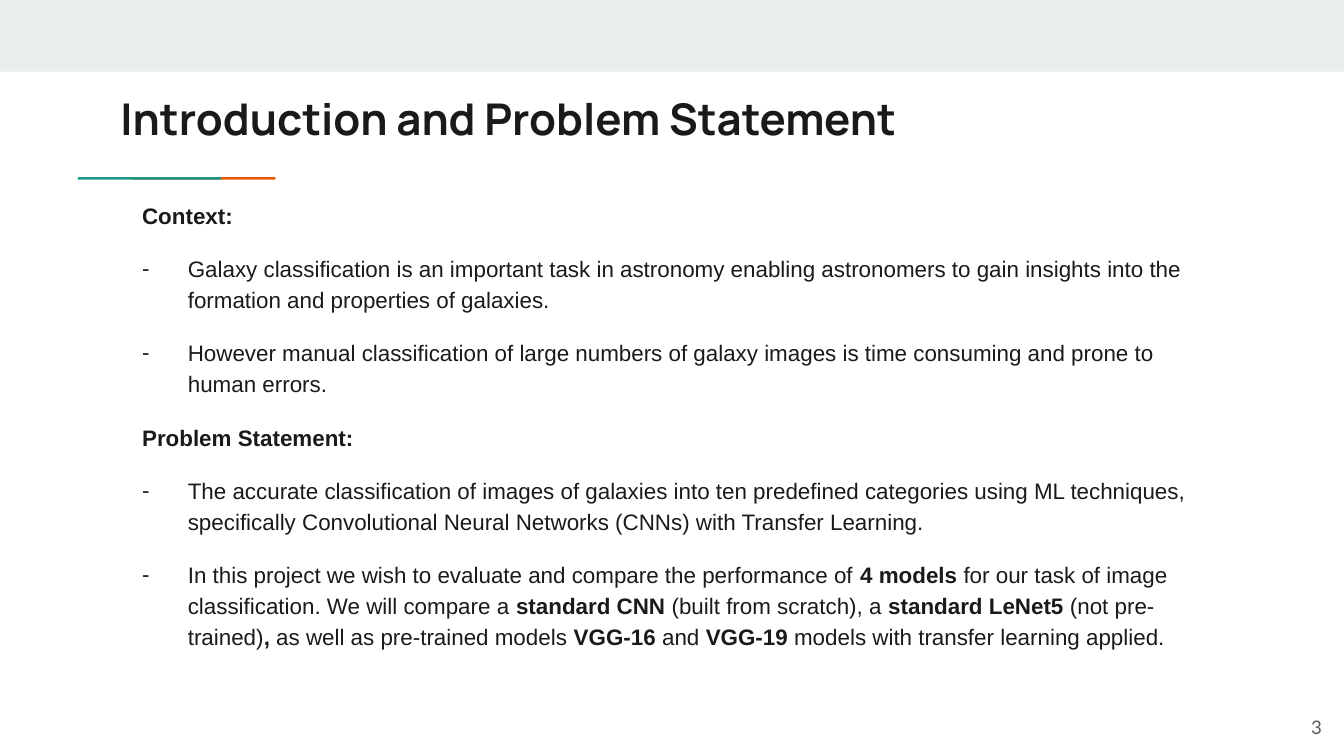
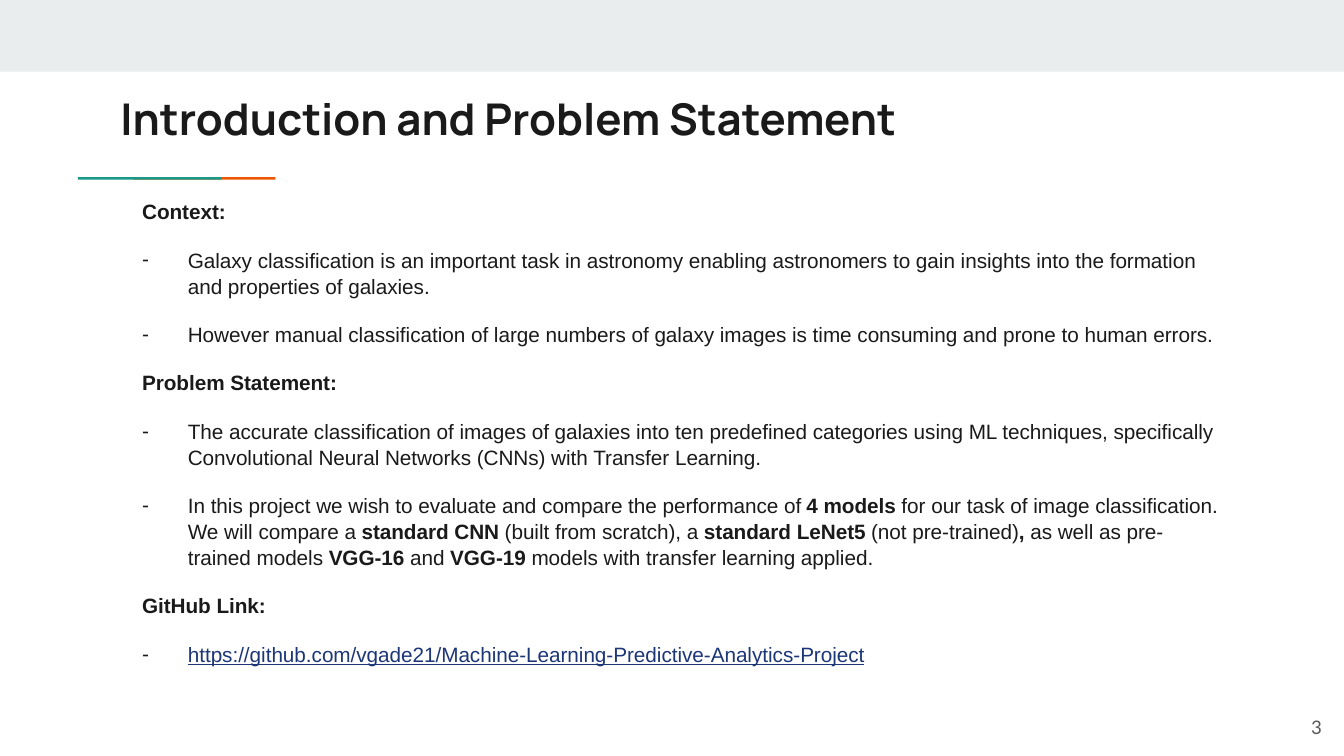
Before and after one commit to vamshig21/Machine-Learning-Predictive-Analytics-Project, a slide deck: slide 3 of Presentation_project_Image_Classification_vg.pptx. Drawn at 1344x756 pixels with LibreOffice and Linux fonts; fonts in the diff are those of the drawing. Boxes give left, top, right and bottom in pixels: in the first picture for what was removed or moved away, otherwise in the second. Text is boxed around its words. In the diff, an @@ line names an element or a change of style, - is before the commit and + after.

```diff
--- a/Presentation_project_Image_Classification_vg.pptx
+++ b/Presentation_project_Image_Classification_vg.pptx
@@ text at <box>142,204,1218,570</box>: size 12 to 11.1 pt in "Context:", "Galaxy classification is an important task in ...", "However manual classification of large numbers of ...", "Problem Statement:" and 2 more places; line spacing 1.15 to 1.05 @@
@@ text at <box>142,598,865,667</box>: paragraphs added @@
+GitHub Link:
+– https://github.com/vgade21/Machine-Learning-Predictive-Analytics-Project
```
Also in this commit, not shown: 11 other slides changed.
